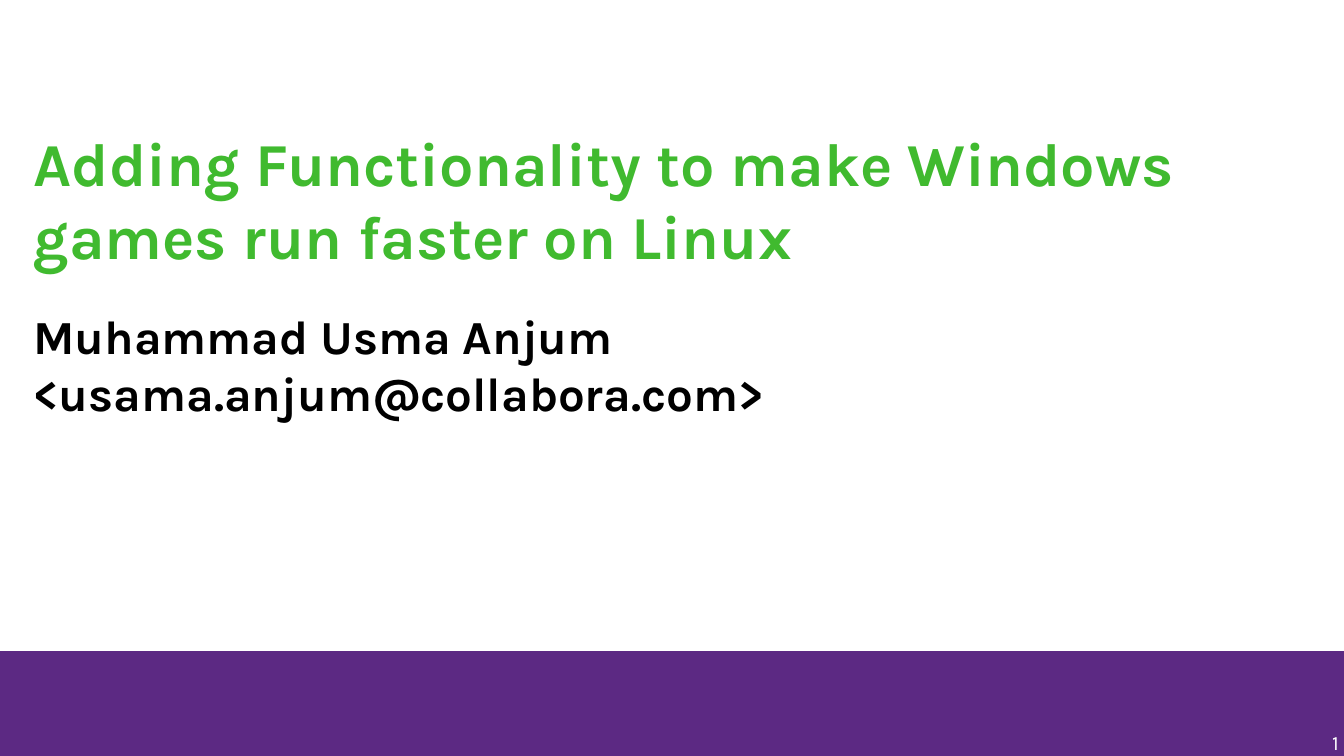
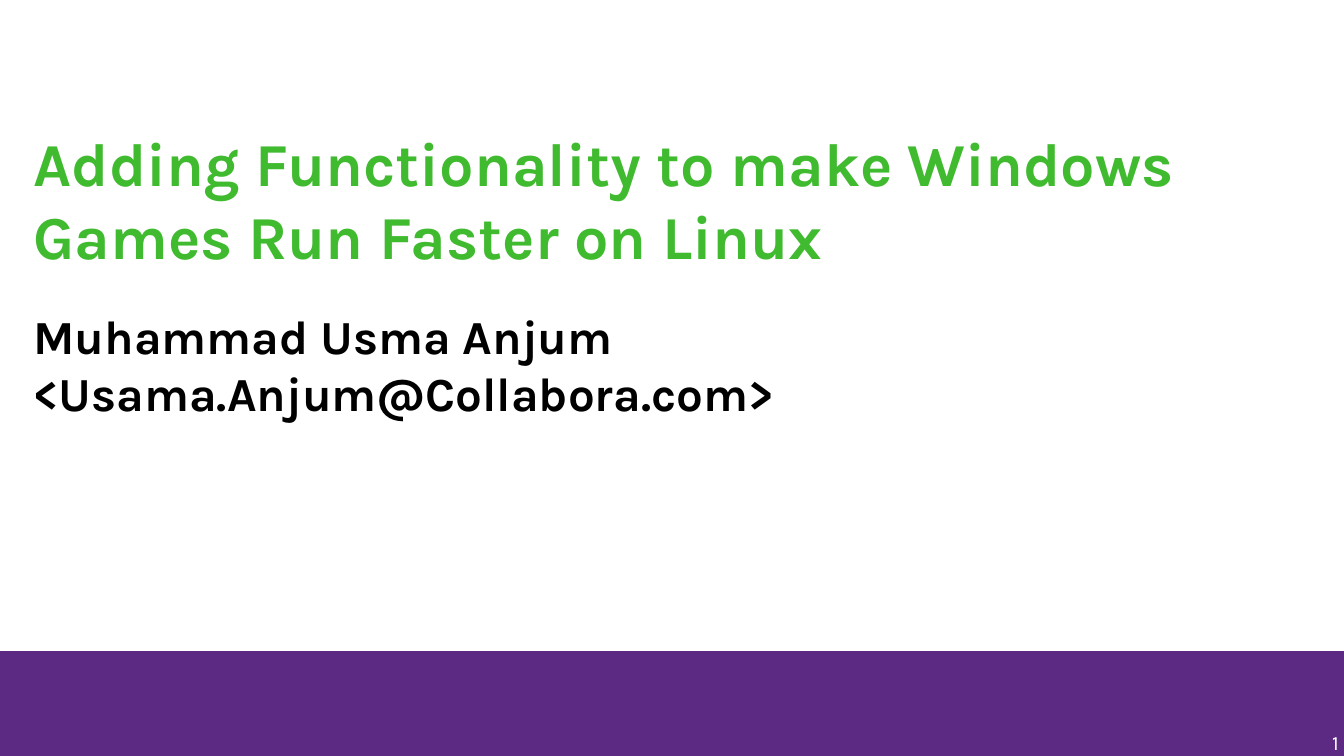
Before and after one commit to musamaanjum/presentations, a slide deck: slide 1 of Adding-Functionality-to-make-Windows-games-run-faster-on-Linux-v1.odp. Drawn at 1344x756 pixels with LibreOffice and Linux fonts; fonts in the diff are those of the drawing; background and template pictures are left out. Boxes give left, top, right and bottom in pixels: in the first picture for what was removed or moved away, otherwise in the second. Text is boxed around its words. In the diff, an @@ line names an element or a change of style, - is before the commit and + after.

```diff
--- a/Adding-Functionality-to-make-Windows-games-run-faster-on-Linux-v1.odp
+++ b/Adding-Functionality-to-make-Windows-games-run-faster-on-Linux-v1.odp
@@ title at box(34, 142, 1174, 260): text changed @@
-Adding Functionality to make Windows games run faster on Linux
+Adding Functionality to make Windows Games Run Faster on Linux
@@ subtitle at box(34, 320, 774, 423): text changed @@
-Muhammad Usma Anjum <usama.anjum@collabora.com>
+Muhammad Usma Anjum <Usama.Anjum@Collabora.com>
```
Also in this commit, not shown: 12 other slides changed, 3 slides added.
